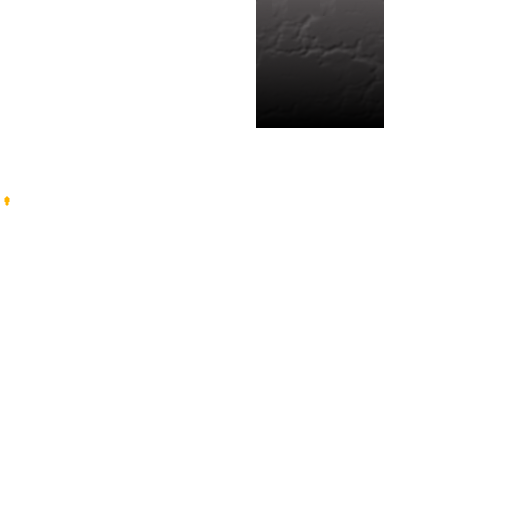
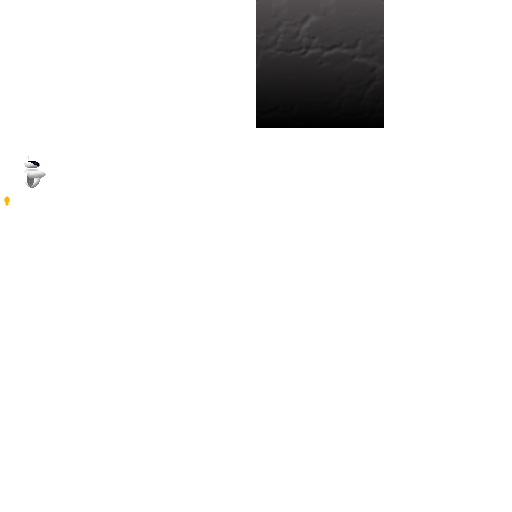
Layered file, before and after one edit (512×512). Changes by layer:
painted on "Background" over [24, 156, 46, 188]
